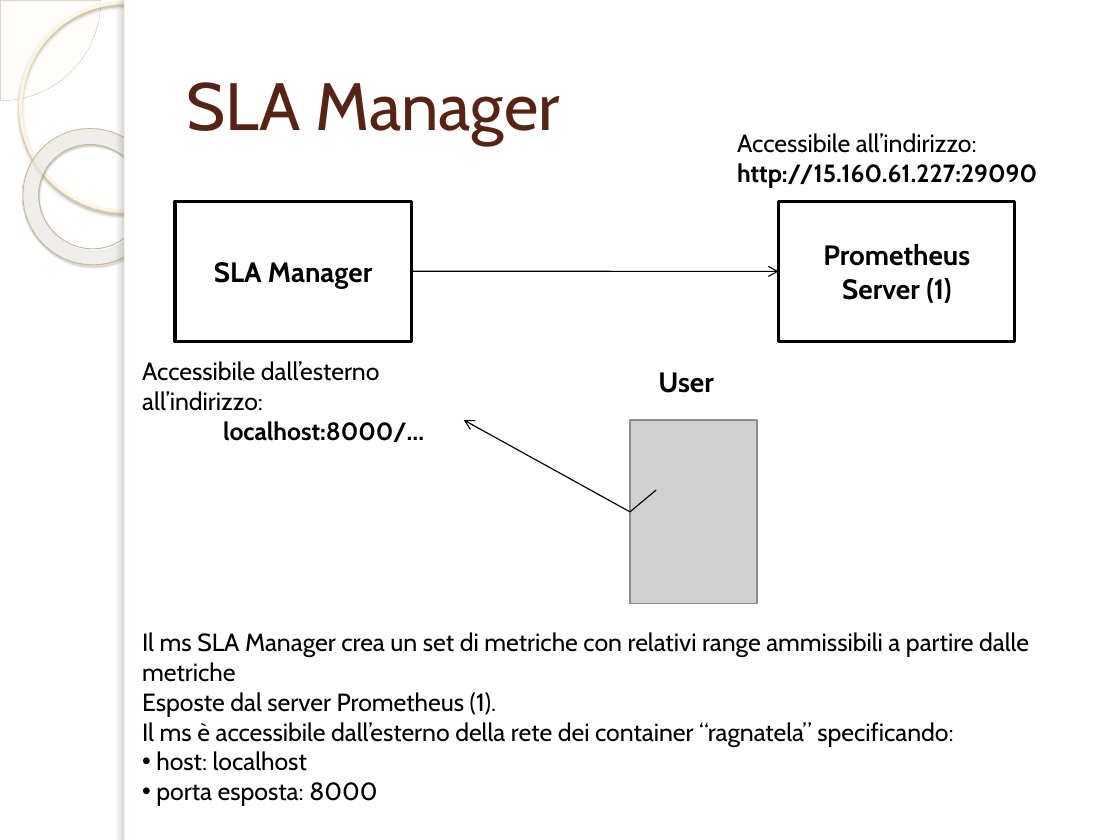
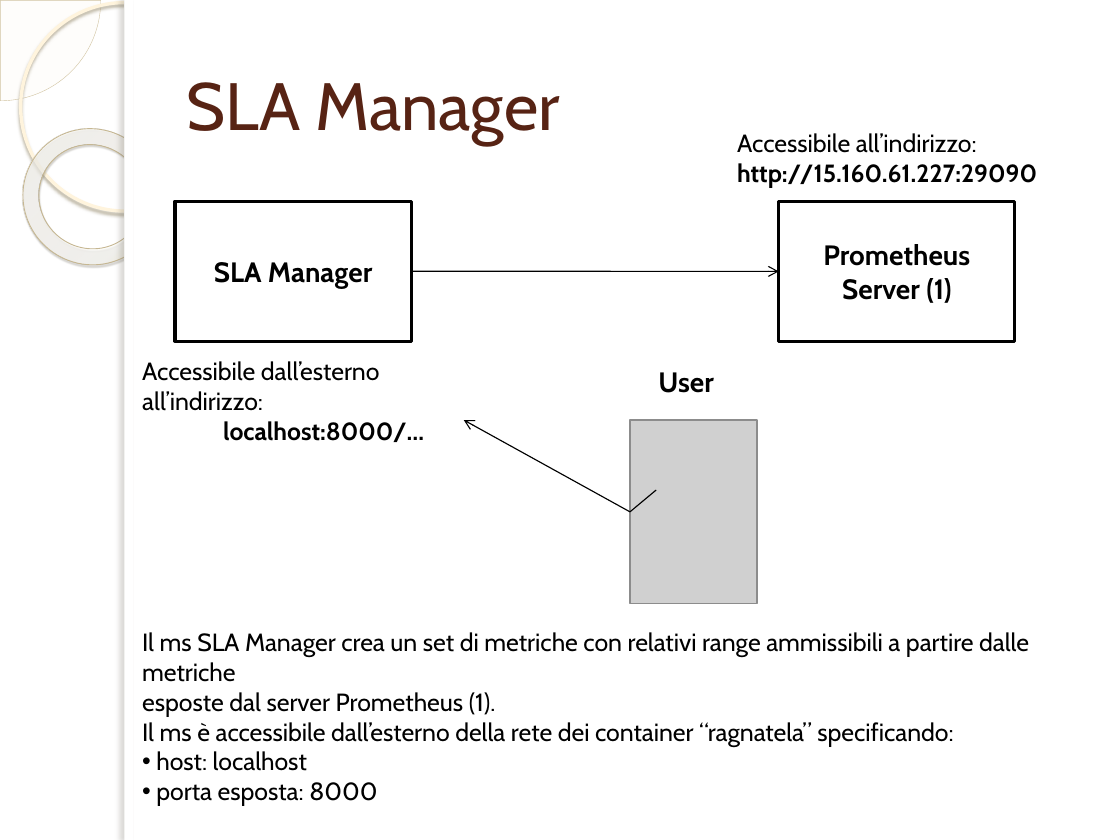
Before and after one commit to SalvoScan/Progetto-DSBD-Cirrone-Scandura, a slide deck: slide 20 of Progetto DSBD 2022-2023.pptx. Drawn at 1120x840 pixels with LibreOffice and Linux fonts; fonts in the diff are those of the drawing; grey boxes stand for pictures; background and template pictures are left out. Boxes give left, top, right and bottom in pixels: in the first picture for what was removed or moved away, otherwise in the second. Text is boxed around its words. In the diff, an @@ line names an element or a change of style, - is before the commit and + after.

Commit message:
final dev

```diff
--- a/Progetto DSBD 2022-2023.pptx
+++ b/Progetto DSBD 2022-2023.pptx
@@ text at [142,692,496,716]: text changed @@
-Esposte dal server Prometheus (1).
+esposte dal server Prometheus (1).
```
